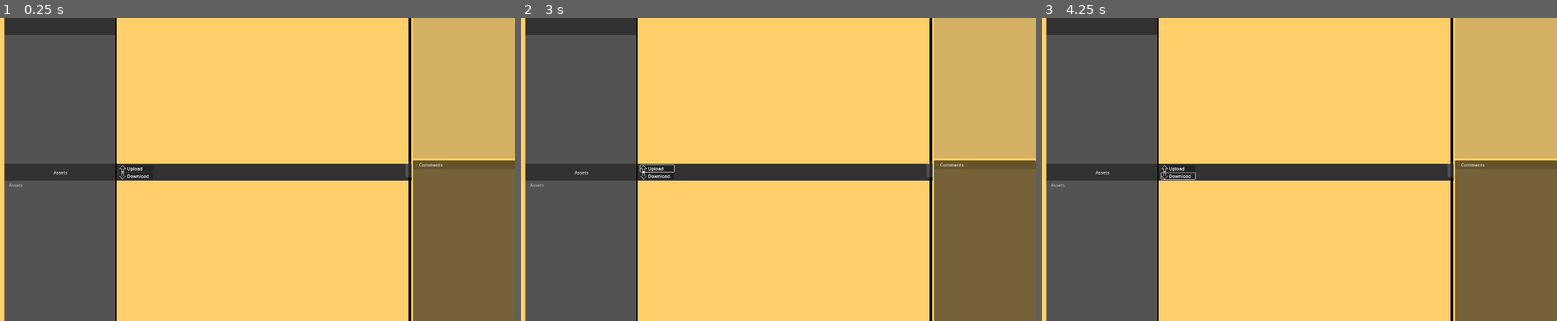
Above: before the commit, frames 1-3 (left to right).
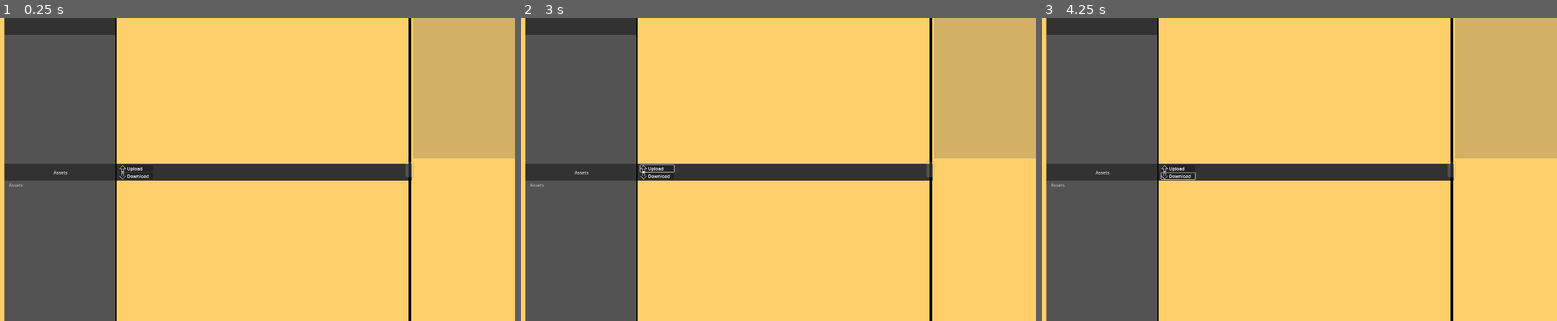
Above: after the commit, the same moments.

Repository: hunsri/3DAM
Game: Godot game, scene res://scenes/context_scenes/ServerViewUI.tscn
The game is run twice, just before and just after one commit, with the same random seed, the same clock (stepped at 60 frames per second) and the same inputs. This scene is started directly instead of the project's main scene.
Inputs (mouse positions are in pixels of both pictures, inside the frame that each line leads up to):
- Up to frame 1 (0.25 s): no input
- Up to frame 2 (3 s): click "Assets" at 0.5 s; click "Assets" at 1.25 s; click "Assets" at 2 s; click (654, 169) at 2.75 s
- Up to frame 3 (4.25 s): click (1175, 175) at 3.5 s

The runs differ from the first frame. In frame 1, 11% of the frame differs, in the area x 80-100%, y 46-100%; in frame 2, 11%; in frame 3, 11%.
Error in both runs: Invalid access to property or key 'server_name' on a base object of type 'Nil'. (res://scripts/server/ServerHandler.gd:35)

Commit message:
refactors AssetInfoSidebar

Diff:
--- a/project.godot
+++ b/project.godot
@@ -29,6 +29,7 @@
 [file_customization]
 
 folder_colors={
+"res://scenes/": "teal",
 "res://scripts/": "orange"
 }
 
--- a/scenes/subscenes/asset_info_sidebar/AssetInfoSidebar.tscn
+++ b/scenes/subscenes/asset_info_sidebar/AssetInfoSidebar.tscn
@@ -1,7 +1,7 @@
 [gd_scene load_steps=12 format=3 uid="uid://cd5a0p23y433v"]
 
 [ext_resource type="Theme" uid="uid://koi0noce4p5b" path="res://themes/GUI_Base_Theme.tres" id="1_vmxhd"]
-[ext_resource type="Script" uid="uid://bfqubijg7p3yh" path="res://scripts/AssetInfoHandler.gd" id="2_1eesc"]
+[ext_resource type="Script" uid="uid://bfqubijg7p3yh" path="res://scripts/AssetSidebarHandler.gd" id="2_1eesc"]
 [ext_resource type="Environment" uid="uid://btn86veyhcnqh" path="res://resources/StandardEnvironment.tres" id="3_cmef0"]
 [ext_resource type="Script" uid="uid://gh78gaq6h0xx" path="res://scripts/tiles/asset_spawn_point.gd" id="4_iwccm"]
 [ext_resource type="PackedScene" uid="uid://ccfv3ourt2n84" path="res://scenes/subscenes/asset_info_sidebar/AssetMetaInfo.tscn" id="5_0c1kf"]
@@ -27,7 +27,7 @@
 grow_horizontal = 2
 grow_vertical = 2
 
-[node name="AssetInfoHandler" type="Node" parent="." node_paths=PackedStringArray("asset_meta_info_display")]
+[node name="AssetSidebarHandler" type="Node" parent="." node_paths=PackedStringArray("asset_meta_info_display")]
 script = ExtResource("2_1eesc")
 asset_meta_info_display = NodePath("../VSplitContainer/ScrollContainer/AssetMetaInfo/AssetMetaInfoDisplay")
 metadata/_custom_type_script = "uid://bfqubijg7p3yh"
--- a/scenes/subscenes/asset_views/AssetView2D.tscn
+++ b/scenes/subscenes/asset_views/AssetView2D.tscn
@@ -16,8 +16,9 @@
 size_flags_horizontal = 0
 metadata/_edit_use_anchors_ = true
 
-[node name="AssetExplorerHandler" type="Node" parent="."]
+[node name="AssetExplorerHandler" type="Node" parent="." node_paths=PackedStringArray("asset_sidebar_handler")]
 script = ExtResource("1_3nbno")
+asset_sidebar_handler = NodePath("../HSplitContainer/AssetInfoSidebar/AssetSidebarHandler")
 metadata/_custom_type_script = "uid://cgj5l2rao6e22"
 
 [node name="HSplitContainer" type="HSplitContainer" parent="."]
--- a/scenes/subscenes/asset_views/ServerAssetView2D.tscn
+++ b/scenes/subscenes/asset_views/ServerAssetView2D.tscn
@@ -36,11 +36,11 @@
 [node name="HTTPRequest" type="HTTPRequest" parent="ServerHandler"]
 use_threads = true
 
-[node name="ServerExplorerHandler" type="Node" parent="." node_paths=PackedStringArray("server_handler", "category_handler", "asset_info_handler", "status_overlay", "selector_overlay")]
+[node name="ServerExplorerHandler" type="Node" parent="." node_paths=PackedStringArray("server_handler", "category_handler", "asset_sidebar_handler", "status_overlay", "selector_overlay")]
 script = ExtResource("2_q8qvv")
 server_handler = NodePath("../ServerHandler")
 category_handler = NodePath("../HSplitContainer/ExplorerArea/VSplitContainer/Server/CategorySelector/CategoryHandler")
-asset_info_handler = NodePath("../HSplitContainer/AssetInfoSidebar/AssetInfoHandler")
+asset_sidebar_handler = NodePath("../HSplitContainer/AssetInfoSidebar/AssetSidebarHandler")
 status_overlay = NodePath("../HSplitContainer/ExplorerArea/VSplitContainer/Server/ServerExplorerStatusOverlay")
 selector_overlay = NodePath("../HSplitContainer/ExplorerArea/VSplitContainer/Server/CategorySelector/CategorySidePanel/CategorySelectorStatusOverlay")
 metadata/_custom_type_script = "uid://e2mtpotnr8x3"
@@ -52,10 +52,10 @@
 asset_explorer_handler = NodePath("../AssetExplorerHandler")
 metadata/_custom_type_script = "uid://bjjgsb0e668fs"
 
-[node name="AssetExplorerHandler" type="Node" parent="." node_paths=PackedStringArray("directory_handler", "asset_info_handler", "server_handler", "status_overlay", "selector_overlay")]
+[node name="AssetExplorerHandler" type="Node" parent="." node_paths=PackedStringArray("directory_handler", "asset_sidebar_handler", "server_handler", "status_overlay", "selector_overlay")]
 script = ExtResource("4_p5evc")
 directory_handler = NodePath("../HSplitContainer/ExplorerArea/VSplitContainer/Local/DirectorySelector/DirectoryHandler")
-asset_info_handler = NodePath("../HSplitContainer/AssetInfoSidebar/AssetInfoHandler")
+asset_sidebar_handler = NodePath("../HSplitContainer/AssetInfoSidebar/AssetSidebarHandler")
 server_handler = NodePath("../ServerHandler")
 status_overlay = NodePath("../HSplitContainer/ExplorerArea/VSplitContainer/Local/LocalExplorerContainer/LocalExplorerStatusOverlay")
 selector_overlay = NodePath("../HSplitContainer/ExplorerArea/VSplitContainer/Local/DirectorySelector/DirectorySidePanel/CategorySelectorStatusOverlay")
@@ -169,9 +169,6 @@
 layout_mode = 2
 size_flags_horizontal = 3
 
-[node name="AssetInfoHandler" parent="HSplitContainer/AssetInfoSidebar" index="0" node_paths=PackedStringArray("server_handler")]
-server_handler = NodePath("../../../ServerHandler")
-
 [node name="SubViewport" parent="HSplitContainer/AssetInfoSidebar/VSplitContainer/Panel/SubViewportContainer" index="0"]
 size = Vector2i(364, 500)
 
--- a/scripts/AssetMetaInfoDisplay.gd
+++ b/scripts/AssetMetaInfoDisplay.gd
@@ -2,12 +2,17 @@
 
 @export var comment_spawner: VBoxContainer
 @export var comment_section: FoldableContainer
-@export var _is_local: bool
+var _is_local: bool = true
 
 # set from parent
-var asset_info_handler: AssetInfoHandler
+var asset_sidebar_handler: AssetSidebarHandler
 
 func _ready() -> void:
+	set_is_local_asset(_is_local)
+
+func set_is_local_asset(is_local: bool) -> void:
+	_is_local = is_local
+
 	# comment section is only available on servers
 	if _is_local:
 		comment_section.visible = false
@@ -15,7 +20,7 @@
 		comment_section.visible = true
 
 func add_comment(comment_data: Comment.CommentData) -> void:
-	comment_spawner.add_child(ResourceManager.create_comment(comment_data, asset_info_handler))
+	comment_spawner.add_child(ResourceManager.create_comment(comment_data, asset_sidebar_handler))
 
 func clear_comments() -> void:
 	for child in comment_spawner.get_children():
@@ -27,8 +32,12 @@
 	clear_comments()
 
 	var json_string: String = body.get_string_from_utf8()
-	var json = JSON.parse_string(json_string)
-	if json == null:
+	var result = JSON.parse_string(json_string)
+	if result == null:
+		return
+
+	var json: Dictionary = result
+	if not json.has("comments"):
 		return
 
 	var comment_count = json["comments"].size()
@@ -47,7 +56,7 @@
 		return
 
 	# not ideal, but requesting a new comment list makes it easy to see if the comment was deleted
-	var explorer_handler :=  asset_info_handler.server_handler.server_exchange_manager.server_explorer_handler
+	var explorer_handler :=  asset_sidebar_handler.server_handler.server_exchange_manager.server_explorer_handler
 	var category_name = explorer_handler.category_handler.get_currently_open_category()
 	var package_name = explorer_handler.latest_clicked_server_tile.asset_info.package_name
-	asset_info_handler.server_handler.fetch_package_comments(category_name, package_name, self)
+	asset_sidebar_handler.server_handler.fetch_package_comments(category_name, package_name, self)
--- a/scripts/AssetInfoHandler.gd
+++ b/scripts/AssetSidebarHandler.gd
@@ -1,18 +1,19 @@
-class_name AssetInfoHandler extends Node
+class_name AssetSidebarHandler extends Node
 
 @onready var spawn_point: Node3D = %SpawnPoint
 @onready var spring_arm_3d: SpringArm3D = %SpringArm3D
 
 ## stays empty in local view
 @export var server_handler: ServerHandler
-
 ## provides meta information
 @export var asset_meta_info_display: AssetMetaInfoDisplay
-
 var default_spring_length: float
 
+enum SidebarMode {LOCAL, SERVER}
+var _sidebar_mode: SidebarMode = SidebarMode.LOCAL
+
 func _ready() -> void:
-	asset_meta_info_display.asset_info_handler = self
+	asset_meta_info_display.asset_sidebar_handler = self
 
 func load_model(path_to_model: String):
 
@@ -24,3 +25,12 @@
 		child.queue_free()
 
 	spawn_point.reset()
+
+func set_sidebebar_mode(p_sidebar_mode: SidebarMode):
+	_sidebar_mode = p_sidebar_mode
+
+	match p_sidebar_mode:
+		SidebarMode.LOCAL:
+			asset_meta_info_display.set_is_local_asset(true)
+		SidebarMode.SERVER:
+			asset_meta_info_display.set_is_local_asset(false)
--- a/scripts/Comment.gd
+++ b/scripts/Comment.gd
@@ -6,7 +6,7 @@
 @export var activate_delete_button: CheckButton
 @export var delete_button: Button
 
-var _asset_info_handler: AssetInfoHandler
+var _asset_sidebar_handler: AssetSidebarHandler
 
 ## data container for comments
 class CommentData:
@@ -23,9 +23,9 @@
 
 var comment_data: CommentData
 
-func setup(p_comment_data: CommentData, p_asset_info_handler: AssetInfoHandler) -> void:
+func setup(p_comment_data: CommentData, p_asset_sidebar_handler: AssetSidebarHandler) -> void:
 	comment_data = p_comment_data
-	_asset_info_handler = p_asset_info_handler
+	_asset_sidebar_handler = p_asset_sidebar_handler
 
 	comment_text_label.text = comment_data.comment_text
 
@@ -46,4 +46,4 @@
 		delete_button.disabled = true
 
 func _on_delete_button_pressed() -> void:
-	_asset_info_handler.server_handler.delete_package_comment(comment_data.message_uuid)
+	_asset_sidebar_handler.server_handler.delete_package_comment(comment_data.message_uuid)
--- a/scripts/explorers/AssetExplorerHandler.gd
+++ b/scripts/explorers/AssetExplorerHandler.gd
@@ -3,7 +3,7 @@
 @onready var v_box_container: VBoxContainer = %VBoxContainer
 
 @export var directory_handler: DirectoryHandler
-@export var asset_info_handler: AssetInfoHandler
+@export var asset_sidebar_handler: AssetSidebarHandler
 
 @export var server_handler: ServerHandler
 
@@ -24,11 +24,13 @@
 func asset_clicked(file_name: String) -> void:
 	var asset_path = directory_handler.get_currently_open_directory()+"/"+file_name
 
+	asset_sidebar_handler.set_sidebebar_mode(AssetSidebarHandler.SidebarMode.LOCAL)
+
 	if PackageUtils.is_target_package(asset_path):
 		var version_path = PackageUtils.get_latest_available_package_version(asset_path, true)
-		asset_info_handler.load_model(PackageUtils.get_path_to_model_asset(version_path))
+		asset_sidebar_handler.load_model(PackageUtils.get_path_to_model_asset(version_path))
 	else:
-		asset_info_handler.load_model(asset_path)
+		asset_sidebar_handler.load_model(asset_path)
 
 func set_overlay_status(exchange_mode: ServerExchangeManager.ExchangeMode) -> void:
 	if status_overlay != null:
--- a/scripts/explorers/ServerExplorerHandler.gd
+++ b/scripts/explorers/ServerExplorerHandler.gd
@@ -2,7 +2,7 @@
 
 @export var server_handler: ServerHandler
 @export var category_handler: CategoryHandler
-@export var asset_info_handler: AssetInfoHandler
+@export var asset_sidebar_handler: AssetSidebarHandler
 
 @onready var v_box_container: VBoxContainer = %VBoxContainerServer
 
@@ -10,8 +10,6 @@
 @export var selector_overlay: SelectorStatusOverlay
 
 var asset_infos: Array[AssetInfo] = []
-
-var latest_clicked_server_tile: ServerAssetTile2D
 
 func _ready() -> void:
 	reload_explorer()
@@ -56,10 +54,11 @@
 		child.queue_free()
 
 func asset_clicked(server_asset_tile: ServerAssetTile2D) -> void:
-	latest_clicked_server_tile = server_asset_tile
+
+	asset_sidebar_handler.set_sidebebar_mode(AssetSidebarHandler.SidebarMode.SERVER)
 
 	server_handler.fetch_package_comments(
 		category_handler.get_currently_open_category(),
 		server_asset_tile.asset_info.package_name,
-		asset_info_handler.asset_meta_info_display
+		asset_sidebar_handler.asset_meta_info_display
 	)
--- a/scripts/globals/resource_manager.gd
+++ b/scripts/globals/resource_manager.gd
@@ -8,8 +8,8 @@
 	var tile_line = ASSET_VIEW_2D_LINE.instantiate()
 	return tile_line
 
-func create_comment(comment_data: Comment.CommentData, asset_info_handler: AssetInfoHandler) -> Control:
+func create_comment(comment_data: Comment.CommentData, asset_sidebar_handler: AssetSidebarHandler) -> Control:
 	var comment: Control = COMMENT.instantiate()
 	var ret: Comment = comment
-	ret.setup(comment_data, asset_info_handler)
+	ret.setup(comment_data, asset_sidebar_handler)
 	return ret
--- a/scripts/server/ServerHandler.gd
+++ b/scripts/server/ServerHandler.gd
@@ -288,7 +288,7 @@
 		body
 	)
 
-	http.request_completed.connect(explorer_handler.asset_info_handler.asset_meta_info_display.on_request_completed_delete_package_comment)
+	http.request_completed.connect(explorer_handler.asset_sidebar_handler.asset_meta_info_display.on_request_completed_delete_package_comment)
 
 	if error != OK:
 		print("Request error:", error)
Renamed: scripts/AssetInfoHandler.gd.uid -> scripts/AssetSidebarHandler.gd.uid
